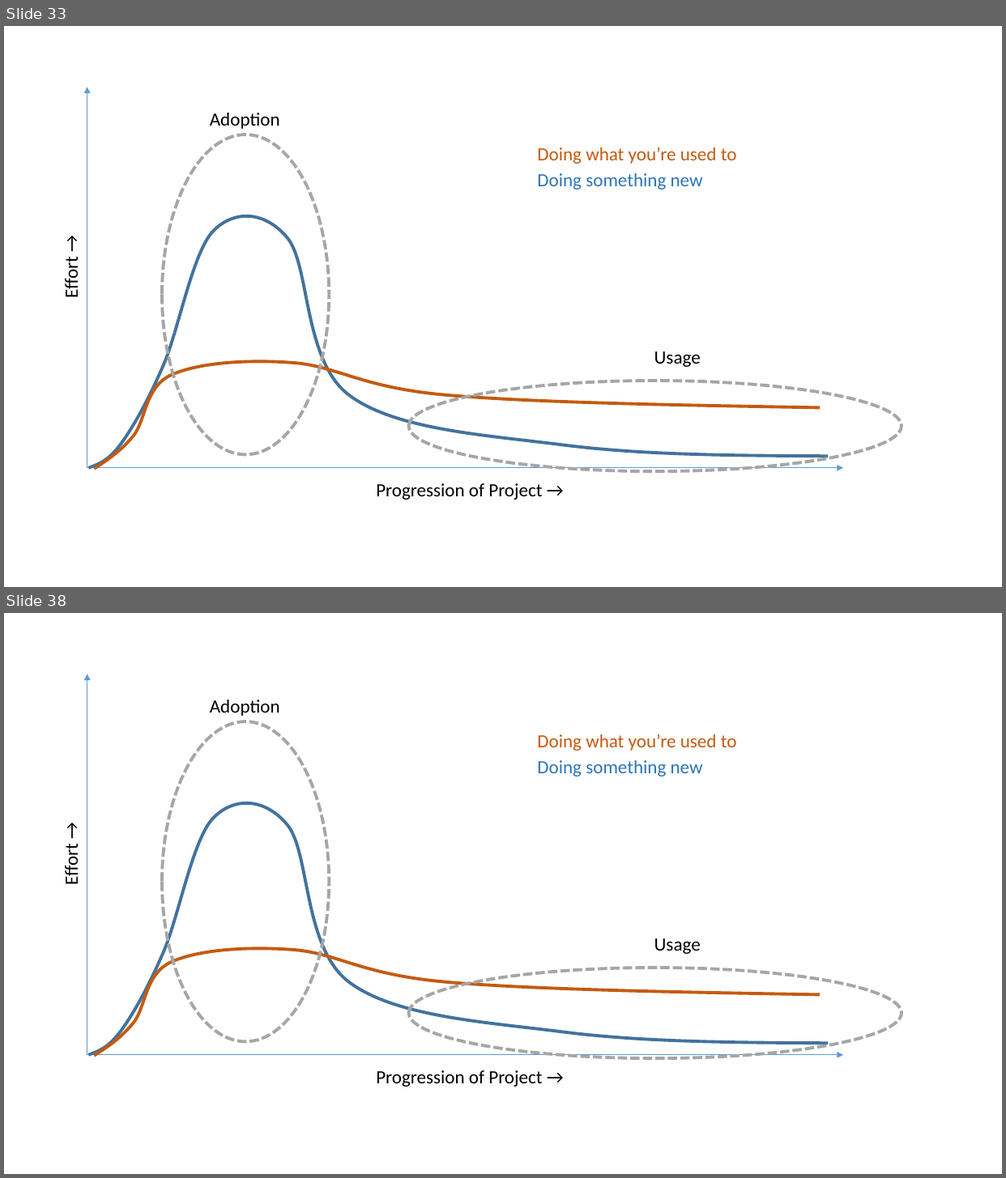
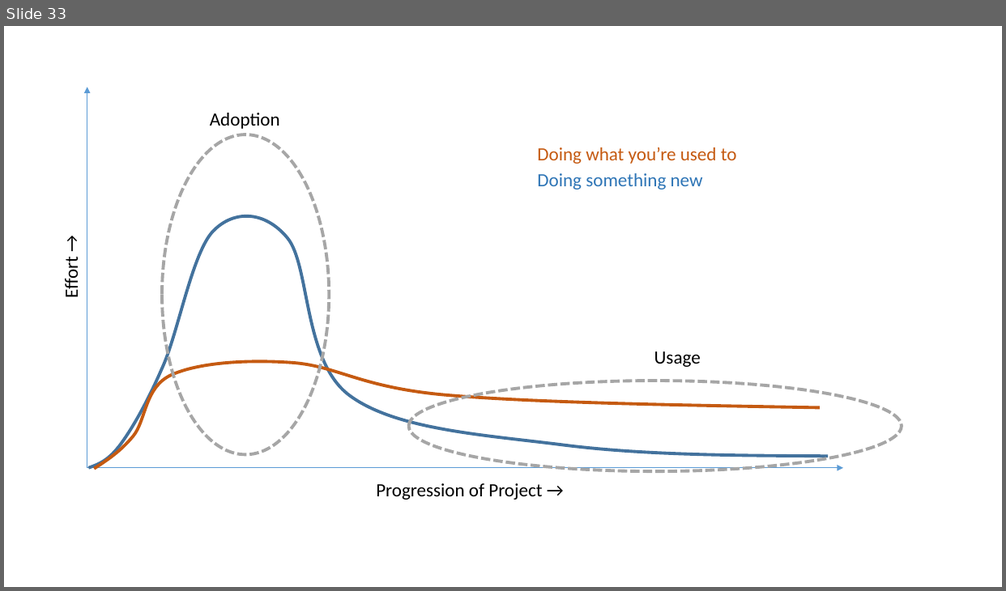
Before and after one commit to LimnoTech/Python-Data-Analysis-Course, a slide deck: Day1/IntroToPython.pptx. Shown one above the other, each under a label of ours: slides 33 and 38 before the commit, slide 33 after it; the slides between them are not shown. The pictures are 1006x1178 and 1006x591 pixels, drawn with LibreOffice and Linux fonts; fonts in the diff are those of the drawing. Boxes give left, top, right and bottom in pixels: in the first picture for what was removed or moved away, otherwise in the second. Text is boxed around its words. In the diff, an @@ line names an element or a change of style, - is before the commit and + after.

```diff
--- a/Day1/IntroToPython.pptx
+++ b/Day1/IntroToPython.pptx
@@ slide 38 removed at bbox=[4, 613, 1002, 1174], background #FFFFFF @@
@@ arrow removed from (87, 1055) to (87, 674) @@
@@ text removed at bbox=[210, 700, 280, 716] @@
-Adoption
@@ ellipse removed at bbox=[162, 722, 329, 1042] @@
@@ text removed at bbox=[537, 735, 737, 751] @@
-Doing what you’re used to
@@ text removed at bbox=[537, 760, 703, 777] @@
-Doing something new
@@ freeform shape removed at bbox=[88, 803, 829, 1055] @@
@@ text removed at bbox=[60, 848, 83, 884] @@
-Effort →
@@ freeform shape removed at bbox=[94, 948, 819, 1055] @@
@@ text removed at bbox=[654, 939, 701, 954] @@
-Usage
@@ ellipse removed at bbox=[409, 968, 901, 1059] @@
@@ arrow removed from (87, 1055) to (843, 1055) @@
@@ text removed at bbox=[376, 1071, 542, 1087] @@
-Progression of Project →
```
Also in this commit, not shown: 2 slides changed, 6 other slides removed, 28 other files.
